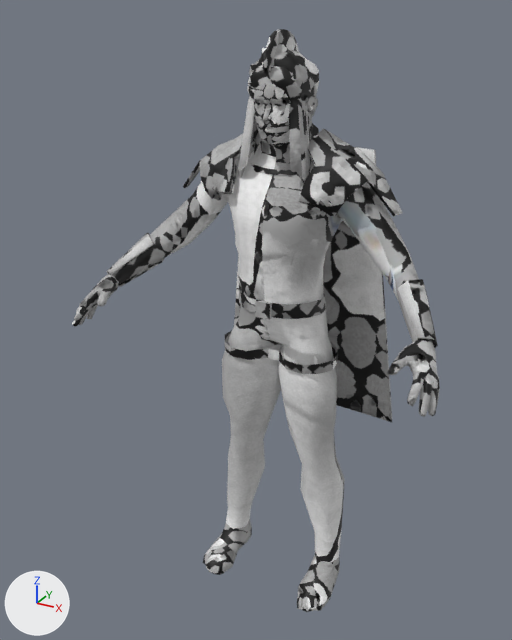
Before and after pictures for a commit that changed the glTF model public/heroes/m-colossal.glb.
Rendered twice from a camera (50 mm lens) standing at (0.951, -1.928, 1.941) and looking at (-0.063, -0.084, 1.019). The lights are fixed; the arrows at lower left show +X, +Y and +Z. The older version comes first. Vertices at exactly the same position are counted once.

Before the edit, the objects in view are built like this:
```python
me_hero = bpy.data.meshes.new('hero')
me_hero.from_pydata(...)  # 5241 vertices, 10408 faces; spans x -0.6..0.6, y -0.4..0.22, z -0.01..1.89
me_hero.materials.append(mat_hero)
ob_hero = bpy.data.objects.new('hero', me_hero)
ob_hero.location = (0.0, 0.0, 0.0)
```
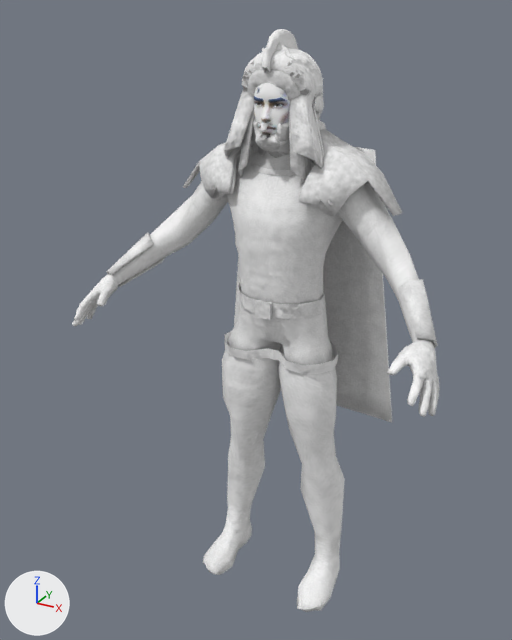
Diff of the bpy script that builds the scene:
```diff
--- a/public/heroes/m-colossal.glb.py
+++ b/public/heroes/m-colossal.glb.py
@@ me_hero @@
 # used by ob_hero; location = (0.0, 0.0, 0.0)
-me_hero.from_pydata(...)  # 5241 vertices, 10408 faces; spans x -0.6..0.6, y -0.4..0.22, z -0.01..1.89
+me_hero.from_pydata(...)  # 8207 vertices, 16614 faces; spans x -0.6..0.6, y -0.4..0.22, z -0.01..1.89
+# me_hero part 1: a new loose piece of 47 vertices spanning x -0.03..0.03, y -0.16..-0.13, z 1.63..1.65, in mat_hero
+# me_hero part 2: 95 vertices moved within x -0.1..0.1, y -0.13..0.05, z 1.58..1.8; 2800 vertices added at x -0.16..0.16, y -0.17..0.13, z 1.42..1.85
+# me_hero part 3: 9169 kept faces spanning x -0.6..0.6, y -0.4..0.22, z -0.01..1.89 get new texture (UV) coordinates
+# other edits to the shape of me_hero do not show in these pictures
 me_hero.materials.append(mat_hero)
```

Location of each change, (x1, y1, x2, y2) in pixels of the pictures (512 x 640 px):
part 1 of me_hero, added
    after: (258, 122, 273, 130)
part 2 of me_hero, built on (mostly hidden before)
    before: (247, 65, 316, 165)
    after: (223, 47, 330, 169)
part 3 of me_hero, surface changed (lighter)
    both: (72, 29, 440, 612)
